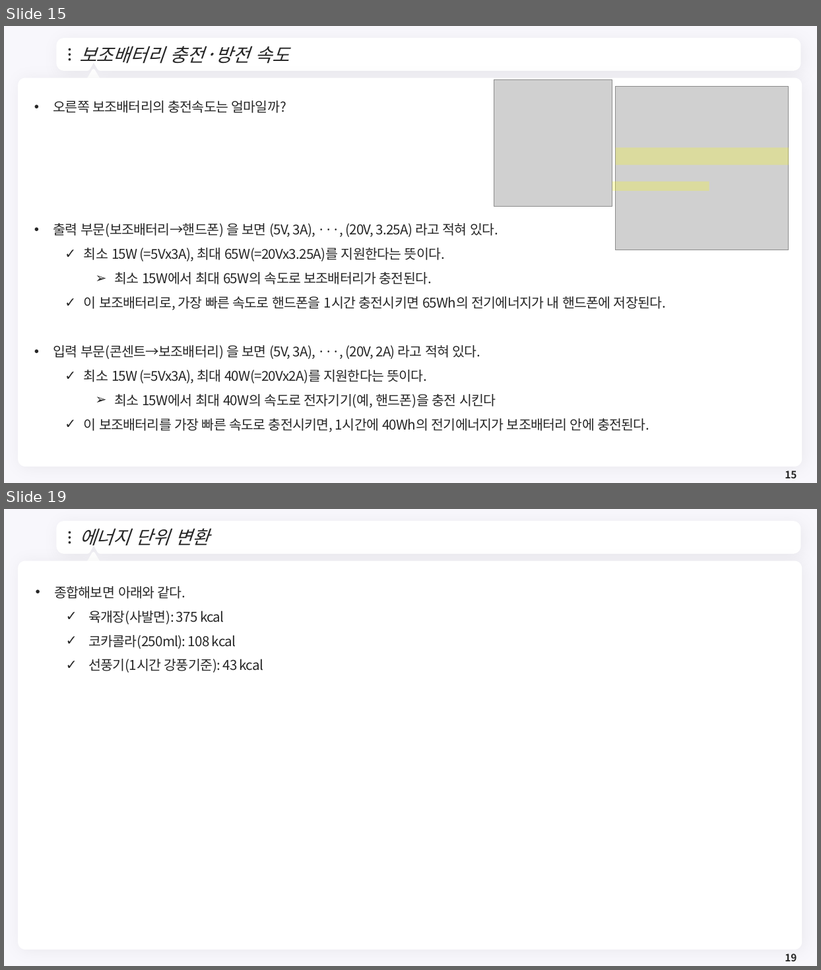
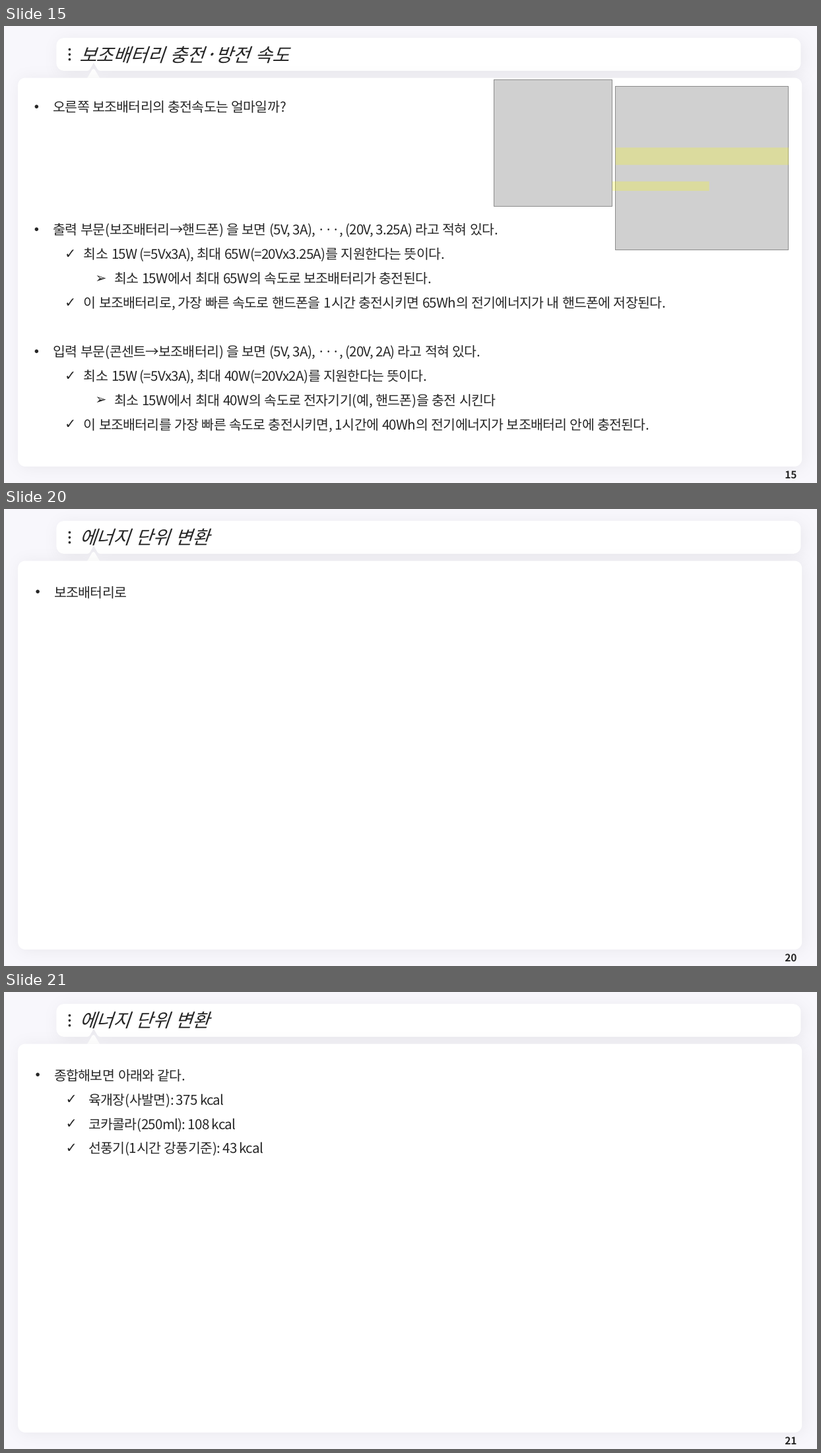
Before and after one commit to meandthey/Teaching, a slide deck: 에너지경제학/자원에너지경제학_Chapter_1.pptx. Shown one above the other, each under a label of ours: slides 15 and 19 before the commit, slides 15, 20 and 21 after it; the slides between them are not shown. The pictures are 821x970 and 821x1453 pixels, drawn with LibreOffice and Linux fonts; fonts in the diff are those of the drawing; grey boxes stand for pictures; background and template pictures are left out. Boxes give left, top, right and bottom in pixels: in the first picture for what was removed or moved away, otherwise in the second. Text is boxed around its words. In the diff, an @@ line names an element or a change of style, - is before the commit and + after.

```diff
--- a/에너지경제학/자원에너지경제학_Chapter_1.pptx
+++ b/에너지경제학/자원에너지경제학_Chapter_1.pptx
@@ slide 20 added at [4, 509, 817, 966], background #F8F7FC; not listed: 7 template elements that a slide beside it also shows @@
@@ title added at [79, 528, 209, 546], 22 pt, text #262626, italic @@
+에너지 단위 변환
@@ text added at [54, 586, 127, 599], 16 pt, text #262626 @@
+• 보조배터리로
@@ page number added at [785, 954, 797, 962], 12 pt, text #262626, bold @@
+20
@@ what was slide 19 is now slide 21 @@
@@ page number at [785, 1437, 797, 1445]: text changed @@
-19
+21
```
Also in this commit, not shown: 7 slides changed, 3 other slides added.
